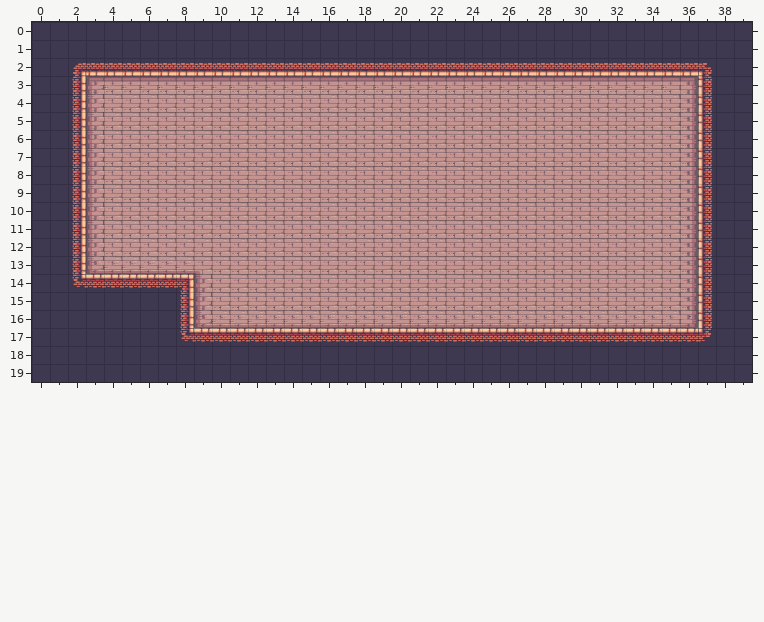
Tiled map, stored at public/map/map.tmx. Above is the file before it was changed.
Cells are 32x32 px. Shown: x 0..39, y 0..19.
The same view after the edit:
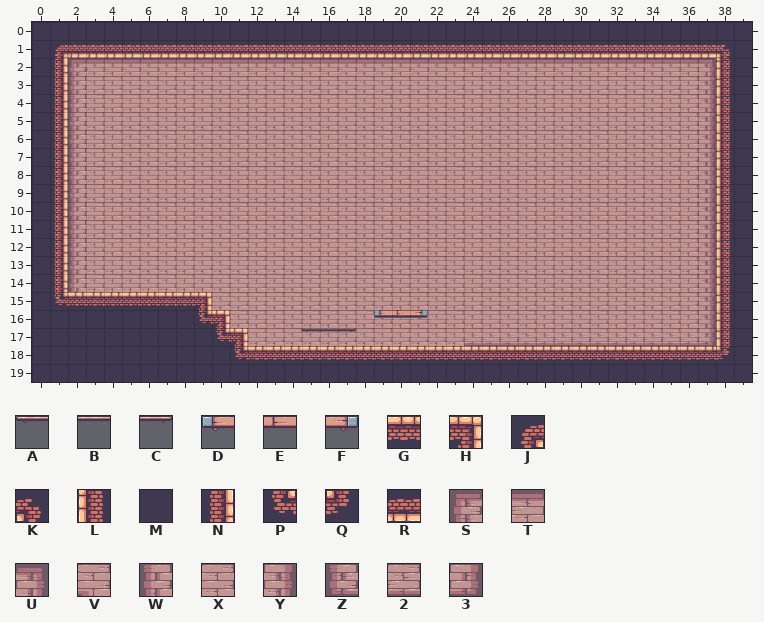
Key: from "Decorations (32x32)": A 9, B 10, C 11, D 16, E 17, F 18; from "Terrain (32x32)": G 21, H 22, J 26, K 27, L 39, M 40, N 41, P 45, Q 46, R 59, S 134, T 135, U 136, V 141, W 153, X 154, Y 155, Z 172, 2 173, 3 174.
_ is an empty cell.
Tiles of an added or newly shown layer are drawn over the layers below it.
What changed:
Layer "Слой тайлов 1":
y 1: x 1..38 MMMMMMMMMMMMMMMMMMMMMMMMMMMMMMMMMMMMMM -> JRRRRRRRRRRRRRRRRRRRRRRRRRRRRRRRRRRRRK
y 2: x 1..38 MJRRRRRRRRRRRRRRRRRRRRRRRRRRRRRRRRRRKM -> NSTTTTTTTTTTTTTTTTTTTTTTTTTTTTTTTTTTUL
y 3: x 1..38 MNSTTTTTTTTTTTTTTTTTTTTTTTTTTTTTTTTULM -> NWXXXXXXXXXXXXXXXXXXXXXXXXXXXXXXXXXXYL
y 4..12: x 1..3 MNW -> NWX; x 36..38 YLM -> XYL
y 13: x 1..9 MNZ22222V -> NWXXXXXXX; x 36..38 YLM -> XYL
y 14: x 1..9 MPGGGGGHW -> NWXXXXXXX; x 36..38 YLM -> XYL
y 15: x 1..9 MMMMMMMNW -> PGGGGGGGH; x 36..38 YLM -> XYL
y 16: x 8..38 NZ222222222222222222222222223LM -> MPHXXXXXXXXXXXXXXXXXXXXXXXXXXYL
y 17: x 8..38 PGGGGGGGGGGGGGGGGGGGGGGGGGGGGQM -> MMPHXXXXXXXXXXXX22222222222223L
y 18: x 11..38 MMMMMMMMMMMMMMMMMMMMMMMMMMMM -> PGGGGGGGGGGGGGGGGGGGGGGGGGGQ
Layer "Слой тайлов 2" (added):
y 16: x 19..21 ___ -> DEF
y 17: x 15..17 ___ -> ABC
Where, in picture pixels (left, top, right, bottom), the same in both pictures:
changed: (54, 45, 730, 360)
